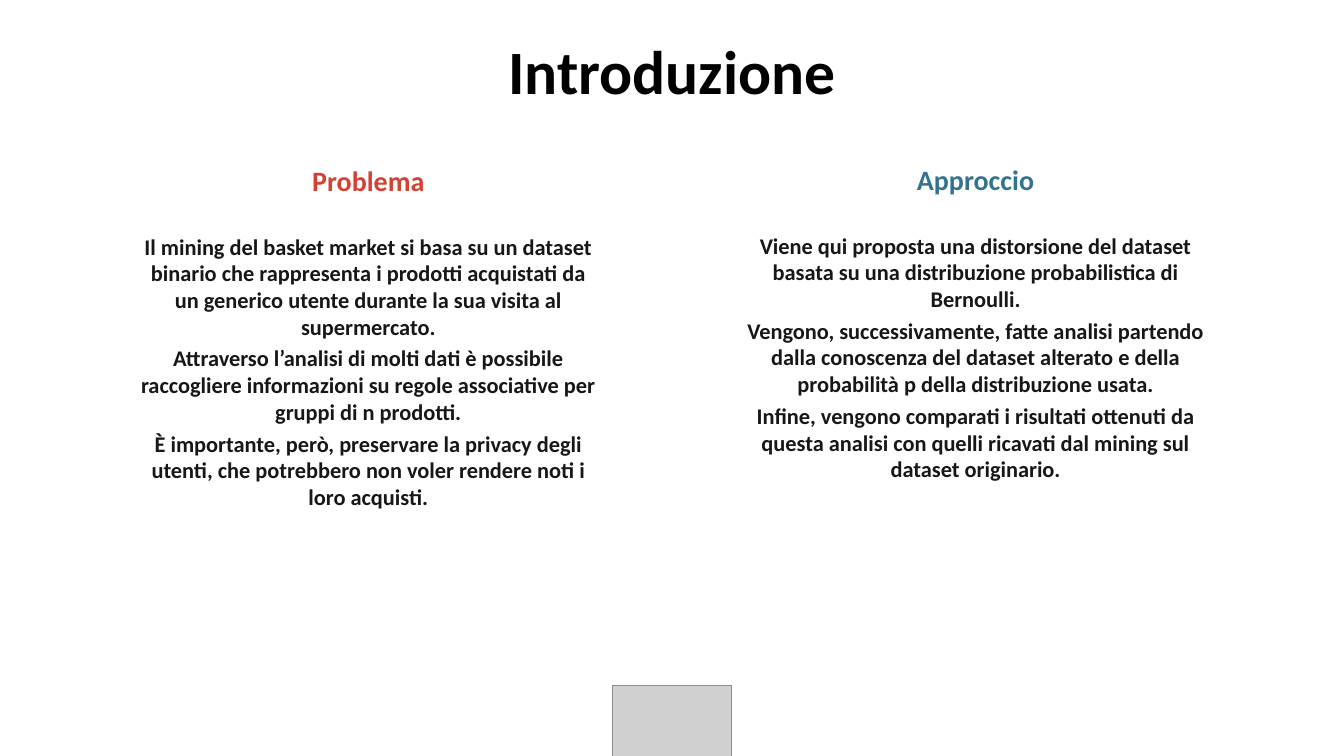
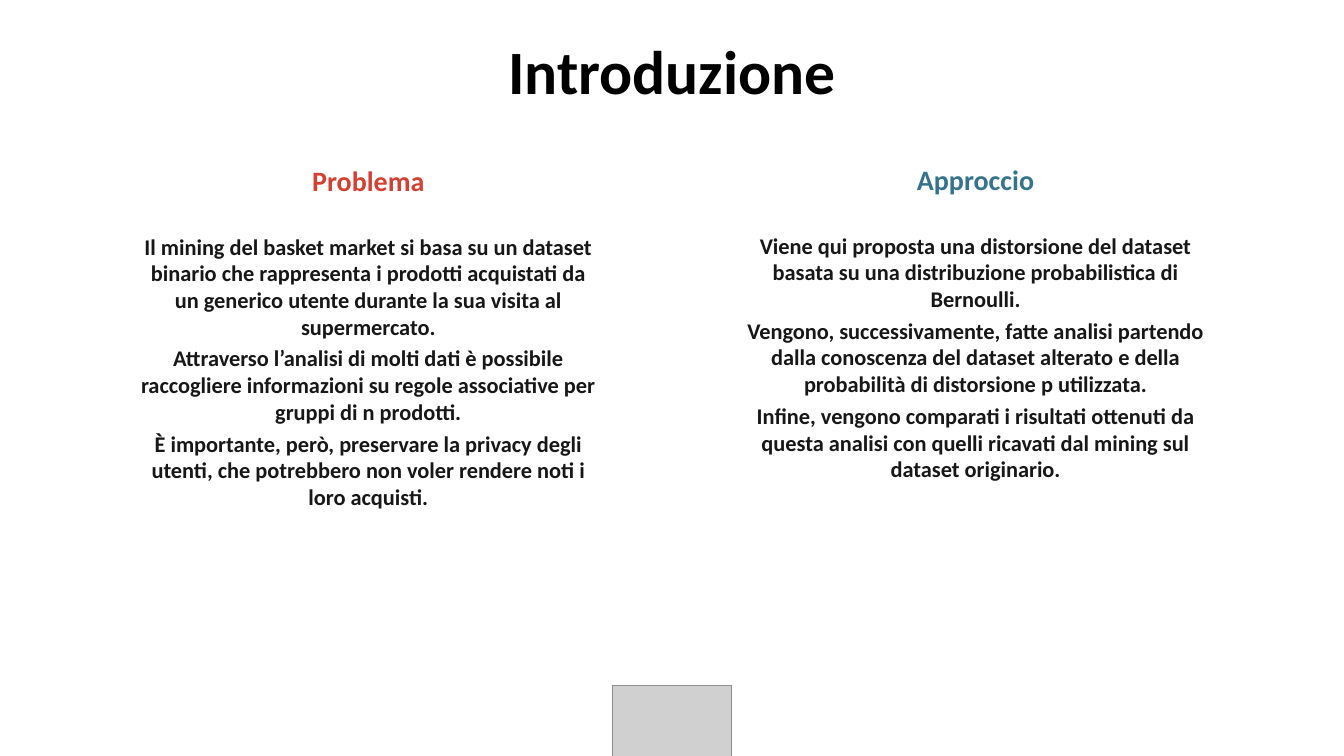
Before and after one commit to jf994/DataProtectionProject, a slide deck: slide 2 of docs/Presentazione.pptx. Drawn at 1344x756 pixels with LibreOffice and Linux fonts; fonts in the diff are those of the drawing; grey boxes stand for pictures; background and template pictures are left out. Boxes give left, top, right and bottom in pixels: in the first picture for what was removed or moved away, otherwise in the second. Text is boxed around its words. In the diff, an @@ line names an element or a change of style, - is before the commit and + after.

Commit message:
pptx mod intro

```diff
--- a/docs/Presentazione.pptx
+++ b/docs/Presentazione.pptx
@@ text at (x1=747, y1=323, x2=1204, y2=396): text changed @@
-Vengono, successivamente, fatte analisi partendo dalla conoscenza del dataset alterato e della probabilità p della distribuzione usata.
+Vengono, successivamente, fatte analisi partendo dalla conoscenza del dataset alterato e della probabilità di distorsione p utilizzata.
```
